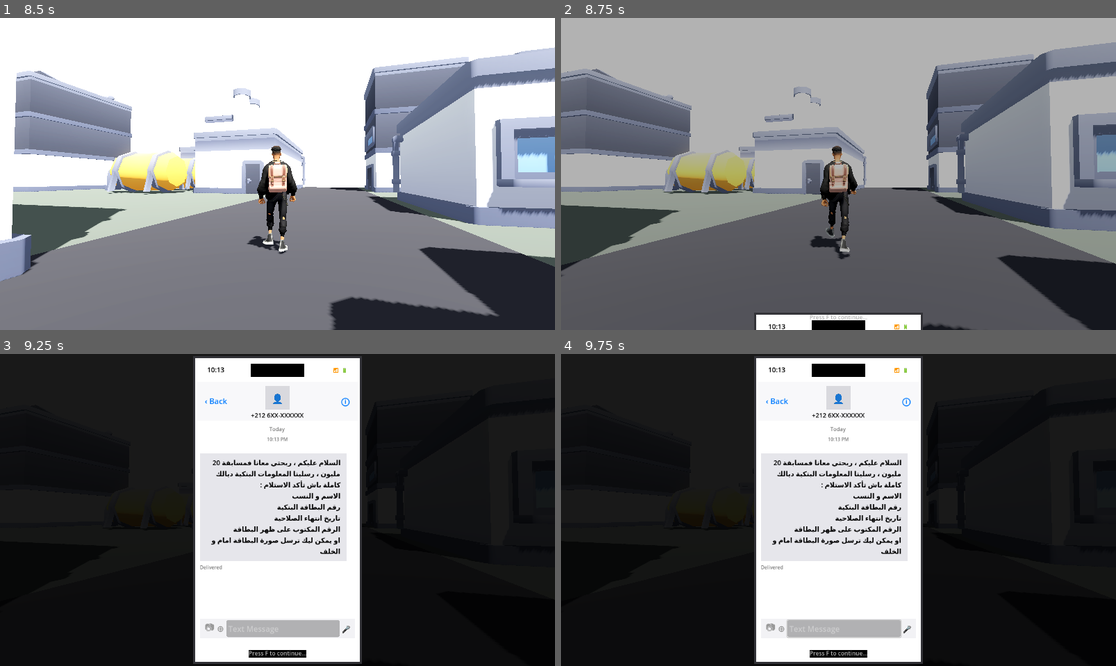
Above: before the commit, frames 1-4 (two rows, left to right).
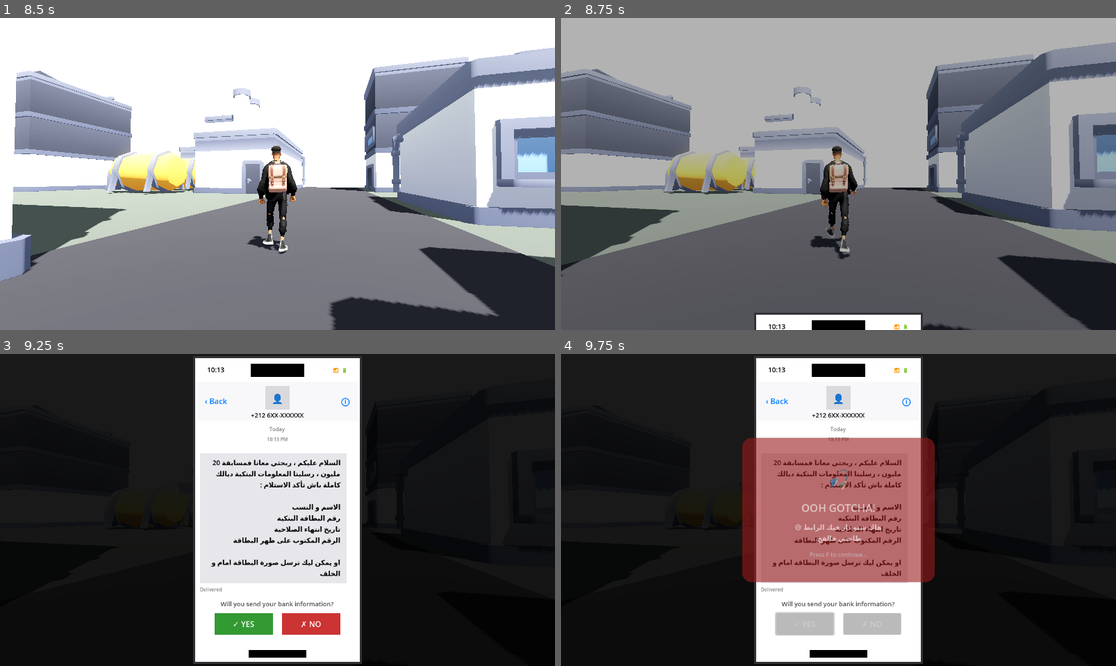
Above: after the commit, the same moments.

Repository: yassernamez03/Cyberethics
Game: Godot game, scene res://scenes/levels/kenney_city.tscn
The game is run twice, just before and just after one commit, with the same random seed, the same clock (stepped at 60 frames per second) and the same inputs. This scene is started directly instead of the project's main scene.
Inputs (mouse positions are in pixels of both pictures, inside the frame that each line leads up to):
- Up to frame 1 (8.5 s): tap Enter at 0.5 s; move the mouse to (271, 180) at 0.52 s; hold W (move_forward) 0.53-2.78 s; click (271, 180) at 0.6 s; tap Space (jump) at 0.77, 1.52, 3.02, 3.77, 4.52, 6.02, 6.77, 7.52 s; tap F at 0.8, 1.35, 2.3, 3.8, 5.3, 5.85, 6.8, 8.1 s; move the mouse to (316, 177) at 1.27 s; click (316, 177) at 1.55 s; move the mouse to (233, 170) at 2.02 s; right-click (233, 170) at 2.1 s; move the mouse to (283, 174) at 2.77 s; hold A (move_left) 2.78-3.53 s; click (283, 174) at 2.85 s; move the mouse to (255, 167) at 3.52 s; hold Ctrl (crouch) 3.53-4.28 s; hold W (move_forward) 3.53-5.78 s; move the mouse to (305, 174) at 4.27 s; tap E (interact) at 4.35 s; click (305, 174) at 4.55 s; move the mouse to (249, 174) at 5.02 s; hold Shift (sprint) 5.03-5.78 s; click (249, 174) at 5.17 s; move the mouse to (288, 167) at 5.77 s; hold D (move_right) 5.78-6.53 s; click (288, 167) at 6.05 s; move the mouse to (271, 180) at 6.52 s; hold W (move_forward) from 6.53 s (still down); tap T at 6.6 s; move the mouse to (316, 177) at 7.27 s; click (316, 177) at 7.35 s; move the mouse to (233, 170) at 8.02 s
- Up to frame 2 (8.75 s): keep holding W (move_forward)
- Up to frame 3 (9.25 s): tap F at 8.75 s; move the mouse to (305, 510) at 8.77 s; release W (move_forward) at 8.78 s; hold A (move_left) from 8.78 s (still down); right-click (305, 510) at 8.85 s; tap Space (jump) at 9.02 s; click (305, 510) at 9.05 s
- Up to frame 4 (9.75 s): release A (move_left) at 9.5 s; click (805, 622) at 9.5 s, where only the run after the commit has a clickable "✓ YES"

Frame 1 is identical in both runs. In frame 2, less than 0.1% of the frame differs, in the area x 44-56%, y 95-97%; in frame 3, 4.7%; in frame 4, 17%, in the area x 32-68%, y 26-97%.

Commit message:
enhance phone screen UI with decision-making features and result overlay

Diff:
--- a/scenes/ui/phone_screen.tscn
+++ b/scenes/ui/phone_screen.tscn
@@ -38,6 +38,34 @@
 [sub_resource type="StyleBoxFlat" id="StyleBoxFlat_header"]
 bg_color = Color(0.97, 0.97, 0.98, 1)
 
+[sub_resource type="StyleBoxFlat" id="StyleBoxFlat_yes_btn"]
+bg_color = Color(0.2, 0.6, 0.2, 1)
+corner_radius_left = 12
+corner_radius_top = 12
+corner_radius_right = 12
+corner_radius_bottom = 12
+
+[sub_resource type="StyleBoxFlat" id="StyleBoxFlat_no_btn"]
+bg_color = Color(0.8, 0.2, 0.2, 1)
+corner_radius_left = 12
+corner_radius_top = 12
+corner_radius_right = 12
+corner_radius_bottom = 12
+
+[sub_resource type="StyleBoxFlat" id="StyleBoxFlat_result_success"]
+bg_color = Color(0.1, 0.5, 0.1, 0.95)
+corner_radius_left = 20
+corner_radius_top = 20
+corner_radius_right = 20
+corner_radius_bottom = 20
+
+[sub_resource type="StyleBoxFlat" id="StyleBoxFlat_result_fail"]
+bg_color = Color(0.6, 0.1, 0.1, 0.95)
+corner_radius_left = 20
+corner_radius_top = 20
+corner_radius_right = 20
+corner_radius_bottom = 20
+
 [sub_resource type="StyleBoxFlat" id="StyleBoxFlat_inputbar"]
 bg_color = Color(0.95, 0.95, 0.96, 1)
 corner_radius_left = 20
@@ -219,7 +247,7 @@
 offset_left = 10.0
 offset_top = 140.0
 offset_right = -10.0
-offset_bottom = -100.0
+offset_bottom = -140.0
 grow_horizontal = 2
 grow_vertical = 2
 
@@ -265,10 +293,12 @@
 theme_override_colors/font_color = Color(0, 0, 0, 1)
 theme_override_font_sizes/font_size = 14
 text = "السلام عليكم ، ربحتي معانا فمسابقة 20 مليون ، رسلينا المعلومات البنكية ديالك كاملة باش تأكد الاستلام :
+
 الاسم و النسب
 رقم البطاقة البنكية
 تاريخ انتهاء الصلاحية
 الرقم المكتوب على ظهر البطاقة
+
 او يمكن ليك ترسل صورة البطاقة امام و الخلف"
 autowrap_mode = 2
 horizontal_alignment = 2
@@ -280,56 +310,51 @@
 text = "Delivered"
 horizontal_alignment = 0
 
-[node name="InputArea" type="Panel" parent="PhoneFrame/ScreenArea"]
+[node name="DecisionArea" type="VBoxContainer" parent="PhoneFrame/ScreenArea"]
 layout_mode = 1
 anchors_preset = 12
 anchor_top = 1.0
 anchor_right = 1.0
 anchor_bottom = 1.0
-offset_left = 10.0
-offset_top = -90.0
-offset_right = -10.0
-offset_bottom = -50.0
+offset_left = 15.0
+offset_top = -130.0
+offset_right = -15.0
+offset_bottom = -45.0
 grow_horizontal = 2
 grow_vertical = 0
-theme_override_styles/panel = SubResource("StyleBoxFlat_inputbar")
-
-[node name="InputContent" type="HBoxContainer" parent="PhoneFrame/ScreenArea/InputArea"]
-layout_mode = 1
-anchors_preset = 15
-anchor_right = 1.0
-anchor_bottom = 1.0
-offset_left = 10.0
-offset_top = 5.0
-offset_right = -10.0
-offset_bottom = -5.0
-
-[node name="CameraIcon" type="Label" parent="PhoneFrame/ScreenArea/InputArea/InputContent"]
-layout_mode = 2
-theme_override_colors/font_color = Color(0.6, 0.6, 0.6, 1)
-theme_override_font_sizes/font_size = 20
-text = "📷"
-vertical_alignment = 1
-
-[node name="AppsIcon" type="Label" parent="PhoneFrame/ScreenArea/InputArea/InputContent"]
-layout_mode = 2
-theme_override_colors/font_color = Color(0.6, 0.6, 0.6, 1)
-theme_override_font_sizes/font_size = 18
-text = "⊕"
-vertical_alignment = 1
-
-[node name="InputField" type="LineEdit" parent="PhoneFrame/ScreenArea/InputArea/InputContent"]
-layout_mode = 2
-size_flags_horizontal = 3
-placeholder_text = "Text Message"
-editable = false
-
-[node name="MicIcon" type="Label" parent="PhoneFrame/ScreenArea/InputArea/InputContent"]
-layout_mode = 2
-theme_override_colors/font_color = Color(0.6, 0.6, 0.6, 1)
-theme_override_font_sizes/font_size = 18
-text = "🎤"
-vertical_alignment = 1
+theme_override_constants/separation = 10
+
+[node name="QuestionLabel" type="Label" parent="PhoneFrame/ScreenArea/DecisionArea"]
+layout_mode = 2
+theme_override_colors/font_color = Color(0.3, 0.3, 0.3, 1)
+theme_override_font_sizes/font_size = 13
+text = "Will you send your bank information?"
+horizontal_alignment = 1
+
+[node name="ButtonsContainer" type="HBoxContainer" parent="PhoneFrame/ScreenArea/DecisionArea"]
+layout_mode = 2
+theme_override_constants/separation = 20
+alignment = 1
+
+[node name="YesButton" type="Button" parent="PhoneFrame/ScreenArea/DecisionArea/ButtonsContainer"]
+custom_minimum_size = Vector2(120, 45)
+layout_mode = 2
+theme_override_colors/font_color = Color(1, 1, 1, 1)
+theme_override_font_sizes/font_size = 16
+theme_override_styles/normal = SubResource("StyleBoxFlat_yes_btn")
+theme_override_styles/hover = SubResource("StyleBoxFlat_yes_btn")
+theme_override_styles/pressed = SubResource("StyleBoxFlat_yes_btn")
+text = "✓ YES"
+
+[node name="NoButton" type="Button" parent="PhoneFrame/ScreenArea/DecisionArea/ButtonsContainer"]
+custom_minimum_size = Vector2(120, 45)
+layout_mode = 2
+theme_override_colors/font_color = Color(1, 1, 1, 1)
+theme_override_font_sizes/font_size = 16
+theme_override_styles/normal = SubResource("StyleBoxFlat_no_btn")
+theme_override_styles/hover = SubResource("StyleBoxFlat_no_btn")
+theme_override_styles/pressed = SubResource("StyleBoxFlat_no_btn")
+text = "✗ NO"
 
 [node name="HomeIndicator" type="ColorRect" parent="PhoneFrame/ScreenArea"]
 layout_mode = 1
@@ -346,19 +371,59 @@
 grow_vertical = 0
 color = Color(0, 0, 0, 1)
 
-[node name="DismissHint" type="Label" parent="."]
-anchors_preset = 7
-anchor_left = 0.5
-anchor_top = 1.0
-anchor_right = 0.5
-anchor_bottom = 1.0
-offset_left = -150.0
-offset_top = -35.0
-offset_right = 150.0
-offset_bottom = -10.0
-grow_horizontal = 2
-grow_vertical = 0
-theme_override_colors/font_color = Color(0.7, 0.7, 0.7, 1)
+[node name="ResultOverlay" type="Panel" parent="."]
+visible = false
+anchors_preset = 8
+anchor_left = 0.5
+anchor_top = 0.5
+anchor_right = 0.5
+anchor_bottom = 0.5
+offset_left = -200.0
+offset_top = -150.0
+offset_right = 200.0
+offset_bottom = 150.0
+grow_horizontal = 2
+grow_vertical = 2
+theme_override_styles/panel = SubResource("StyleBoxFlat_result_success")
+
+[node name="ResultContent" type="VBoxContainer" parent="ResultOverlay"]
+layout_mode = 1
+anchors_preset = 15
+anchor_right = 1.0
+anchor_bottom = 1.0
+offset_left = 20.0
+offset_top = 20.0
+offset_right = -20.0
+offset_bottom = -20.0
+theme_override_constants/separation = 15
+alignment = 1
+
+[node name="ResultIcon" type="Label" parent="ResultOverlay/ResultContent"]
+layout_mode = 2
+theme_override_font_sizes/font_size = 48
+text = "🛡️"
+horizontal_alignment = 1
+
+[node name="ResultTitle" type="Label" parent="ResultOverlay/ResultContent"]
+layout_mode = 2
+theme_override_colors/font_color = Color(1, 1, 1, 1)
+theme_override_font_sizes/font_size = 22
+text = "GREAT JOB!"
+horizontal_alignment = 1
+
+[node name="ResultMessage" type="Label" parent="ResultOverlay/ResultContent"]
+layout_mode = 2
+theme_override_colors/font_color = Color(1, 1, 1, 1)
+theme_override_font_sizes/font_size = 14
+text = "You successfully avoided the phishing attack!
+
+Never share your bank details with strangers."
+horizontal_alignment = 1
+autowrap_mode = 2
+
+[node name="ContinueHint" type="Label" parent="ResultOverlay/ResultContent"]
+layout_mode = 2
+theme_override_colors/font_color = Color(0.8, 0.8, 0.8, 1)
 theme_override_font_sizes/font_size = 12
 text = "Press F to continue..."
 horizontal_alignment = 1
--- a/scripts/ui/phone_screen.gd
+++ b/scripts/ui/phone_screen.gd
@@ -1,13 +1,15 @@
 # =============================================================================
-# PHONE SCREEN UI - iPhone-style phishing message overlay
+# PHONE SCREEN UI - iPhone-style phishing message with decision
 # =============================================================================
-# Displays an iPhone-style phone screen with phishing message when triggered
+# Displays an iPhone-style phone screen with phishing message
+# User must make a Yes/No decision - teaches about phishing awareness
 # Path: res://scripts/ui/phone_screen.gd
 # =============================================================================
 
 extends CanvasLayer
 
 signal dismissed
+signal decision_made(was_correct: bool)
 
 @onready var background: ColorRect = $Background
 @onready var phone_frame: Panel = $PhoneFrame
@@ -16,8 +18,29 @@
 @onready var time_label: Label = $PhoneFrame/ScreenArea/StatusBar/Time
 @onready var time_stamp: Label = $PhoneFrame/ScreenArea/MessagesArea/MessagesContainer/TimeLabel
 @onready var animation_player: AnimationPlayer = $AnimationPlayer
+@onready var yes_button: Button = $PhoneFrame/ScreenArea/DecisionArea/ButtonsContainer/YesButton
+@onready var no_button: Button = $PhoneFrame/ScreenArea/DecisionArea/ButtonsContainer/NoButton
+@onready var result_overlay: Panel = $ResultOverlay
+@onready var result_icon: Label = $ResultOverlay/ResultContent/ResultIcon
+@onready var result_title: Label = $ResultOverlay/ResultContent/ResultTitle
+@onready var result_message: Label = $ResultOverlay/ResultContent/ResultMessage
 
 var _can_dismiss: bool = false
+var _showing_result: bool = false
+
+# Sarcastic messages for when user falls for phishing (Moroccan Arabic)
+const FAIL_MESSAGES := [
+	"أُوف… شدّوك فالفخ 😬\nهادي فيشينغ!",
+	"آي آي… تبلعتي الطُّعم 🎣\nرد بالك المرة الجاية!",
+	"هاك شنو دار فيك الرابط 😅\nطاحتي فالفخ.",
+]
+
+# Success messages for avoiding phishing (Moroccan Arabic)
+const SUCCESS_MESSAGES := [
+	"برافو عليك! 🔐\nنْجّيتي راسك من الشفّارة!",
+	"واعر بزاف! 🤝\nما طاحشتيش فالفخ.",
+	"سْمَحْ ليهم 😂\nعينك فايقة وما تضحكوش عليك.",
+]
 
 
 func _ready() -> void:
@@ -30,8 +53,13 @@
 	time_label.text = "%d:%02d" % [hour_12, time.minute]
 	time_stamp.text = "%d:%02d %s" % [hour_12, time.minute, am_pm]
 
+	# Connect button signals
+	yes_button.pressed.connect(_on_yes_pressed)
+	no_button.pressed.connect(_on_no_pressed)
+
 	# Initially hidden
 	visible = false
+	result_overlay.visible = false
 
 	# Setup animations
 	_setup_animations()
@@ -96,6 +124,12 @@
 	if sender != "":
 		contact_name.text = sender
 
+	# Reset state
+	_showing_result = false
+	result_overlay.visible = false
+	yes_button.disabled = false
+	no_button.disabled = false
+
 	visible = true
 	_can_dismiss = false
 
@@ -113,7 +147,76 @@
 	await animation_player.animation_finished
 	_can_dismiss = true
 
-	print("Phone screen displayed - Press SPACE to dismiss")
+	print("📱 Phone screen displayed - Make your choice!")
+
+
+func _on_yes_pressed() -> void:
+	"""User chose YES - they fell for the phishing attack!"""
+	if not _can_dismiss:
+		return
+
+	yes_button.disabled = true
+	no_button.disabled = true
+	_showing_result = true
+
+	# Show failure result
+	_show_result(false)
+
+	decision_made.emit(false)
+	print("❌ User fell for the phishing attack!")
+
+
+func _on_no_pressed() -> void:
+	"""User chose NO - they avoided the phishing attack!"""
+	if not _can_dismiss:
+		return
+
+	yes_button.disabled = true
+	no_button.disabled = true
+	_showing_result = true
+
+	# Show success result
+	_show_result(true)
+
+	decision_made.emit(true)
+	print("✅ User avoided the phishing attack!")
+
+
+func _show_result(success: bool) -> void:
+	"""Show the result overlay with appropriate message."""
+	if success:
+		# Success - avoided phishing
+		result_overlay.add_theme_stylebox_override("panel", _create_success_style())
+		result_icon.text = "🛡️"
+		result_title.text = "GREAT JOB!"
+		result_message.text = SUCCESS_MESSAGES[randi() % SUCCESS_MESSAGES.size()]
+	else:
+		# Failure - fell for phishing
+		result_overlay.add_theme_stylebox_override("panel", _create_fail_style())
+		result_icon.text = "🎣"
+		result_title.text = "OOH GOTCHA!"
+		result_message.text = FAIL_MESSAGES[randi() % FAIL_MESSAGES.size()]
+
+	# Show result overlay with animation
+	result_overlay.visible = true
+	result_overlay.modulate = Color(1, 1, 1, 0)
+
+	var tween = create_tween()
+	tween.tween_property(result_overlay, "modulate", Color(1, 1, 1, 1), 0.3)
+
+
+func _create_success_style() -> StyleBoxFlat:
+	var style = StyleBoxFlat.new()
+	style.bg_color = Color(0.1, 0.5, 0.1, 0.98)
+	style.set_corner_radius_all(20)
+	return style
+
+
+func _create_fail_style() -> StyleBoxFlat:
+	var style = StyleBoxFlat.new()
+	style.bg_color = Color(0.6, 0.1, 0.1, 0.98)
+	style.set_corner_radius_all(20)
+	return style
 
 
 func hide_phone() -> void:
@@ -125,9 +228,17 @@
 
 	# Play hide animation
 	animation_player.play("hide")
+
+	# Also fade out result overlay if visible
+	if result_overlay.visible:
+		var tween = create_tween()
+		tween.tween_property(result_overlay, "modulate", Color(1, 1, 1, 0), 0.2)
+
 	await animation_player.animation_finished
 
 	visible = false
+	result_overlay.visible = false
+	_showing_result = false
 
 	# Resume the game
 	get_tree().paused = false
@@ -136,16 +247,17 @@
 	Input.set_mouse_mode(Input.MOUSE_MODE_CAPTURED)
 
 	dismissed.emit()
-	print("Phone dismissed - Resuming gameplay")
+	print("📱 Phone dismissed - Resuming gameplay")
 
 
 func _input(event: InputEvent) -> void:
 	if not visible or not _can_dismiss:
 		return
 
-	# Only dismiss on F key
-	if event is InputEventKey and event.pressed and event.keycode == KEY_F:
-		hide_phone()
+	# Only allow dismissing with F key AFTER showing result
+	if _showing_result:
+		if event is InputEventKey and event.pressed and event.keycode == KEY_F:
+			hide_phone()
 
 
 func _unhandled_input(event: InputEvent) -> void:
Not shown: 1 places in scenes/ui/phone_screen.tscn that only renumber resources
